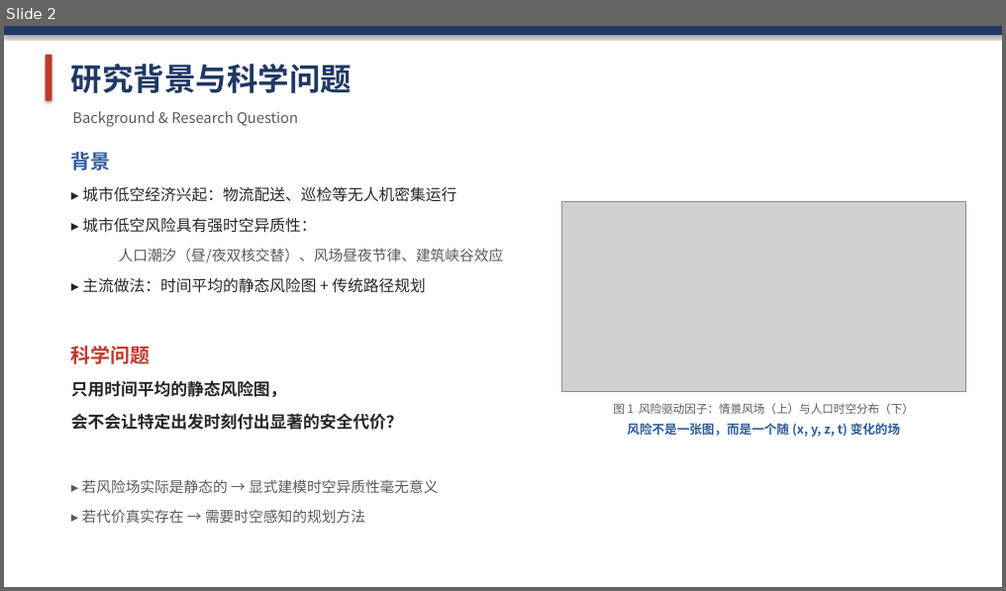
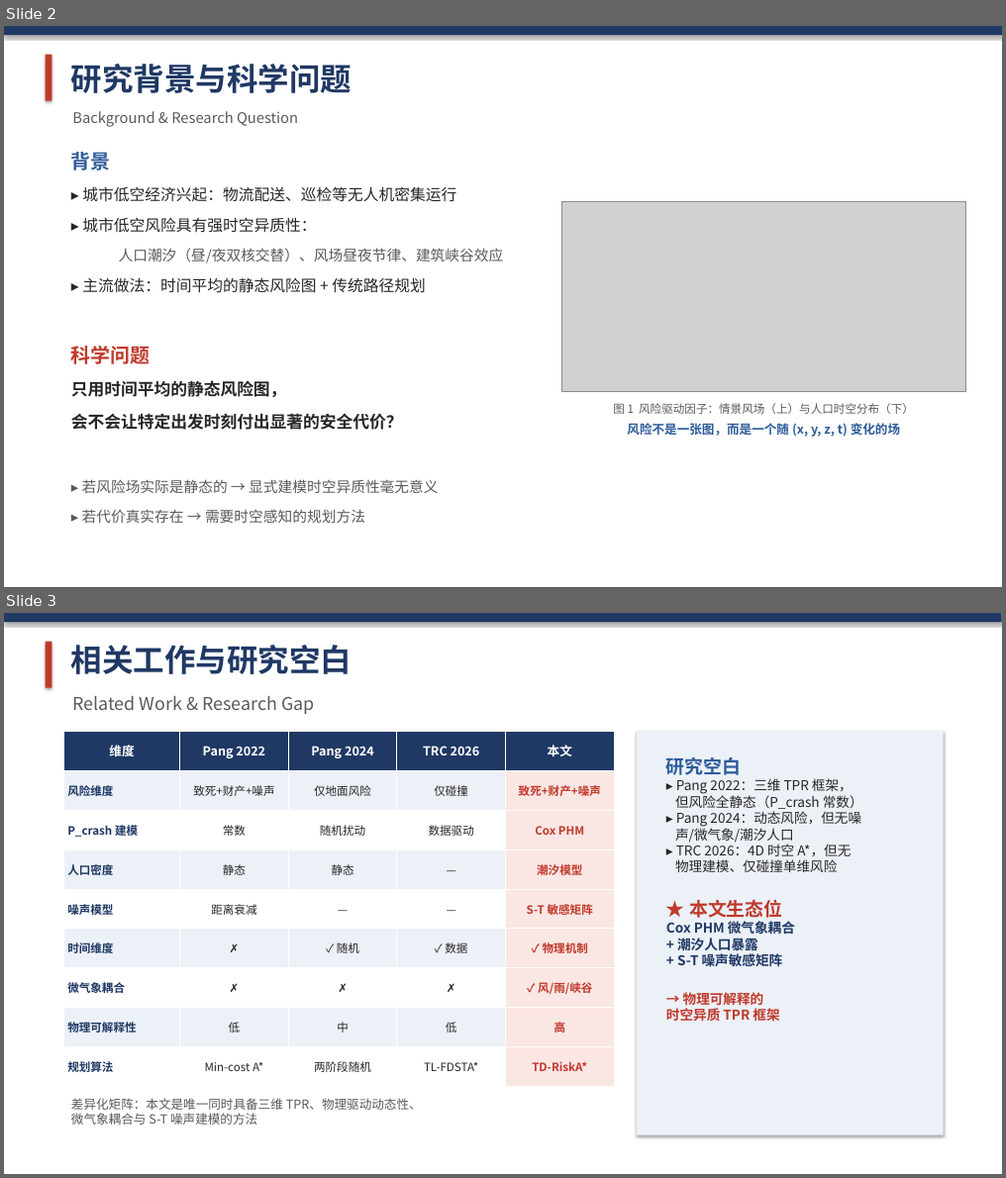
Before and after one commit to 909347194/Risk-Path, a slide deck: 学术汇报_时空异质性感知的低空无人机路径规划.pptx. Shown one above the other, each under a label of ours: slide 2 before the commit, slides 2 and 3 after it. The pictures are 1006x591 and 1006x1178 pixels, drawn with LibreOffice and Linux fonts; fonts in the diff are those of the drawing; grey boxes stand for pictures. Boxes give left, top, right and bottom in pixels: in the first picture for what was removed or moved away, otherwise in the second. Text is boxed around its words. In the diff, an @@ line names an element or a change of style, - is before the commit and + after.

Commit message:
ppt: 新增相关工作与研究空白页(差异化矩阵+生态位定位,源于 related-papers) + TD-RiskA* 状态表述按论文叙事修正 + 答辩补 Q6 文献对比

```diff
--- a/学术汇报_时空异质性感知的低空无人机路径规划.pptx
+++ b/学术汇报_时空异质性感知的低空无人机路径规划.pptx
@@ slide 3 added at (x1=4, y1=613, x2=1002, y2=1174), background #FFFFFF @@
@@ rectangle added at (x1=4, y1=613, x2=1002, y2=622), fill #1F3864 @@
@@ rectangle added at (x1=46, y1=642, x2=52, y2=688), fill #C0392B @@
@@ text added at (x1=71, y1=645, x2=351, y2=674), 30 pt, text #1F3864, bold @@
+相关工作与研究空白
@@ text added at (x1=72, y1=696, x2=314, y2=714), 17 pt, text #595959 @@
+Related Work & Research Gap
@@ table added at (x1=63, y1=731, x2=614, y2=1087), 9 rows, 5 columns @@
+维度 | Pang 2022 | Pang 2024 | TRC 2026 | 本文
+风险维度 | 致死+财产+噪声 | 仅地面风险 | 仅碰撞 | 致死+财产+噪声
+P_crash 建模 | 常数 | 随机扰动 | 数据驱动 | Cox PHM
+人口密度 | 静态 | 静态 | — | 潮汐模型
+噪声模型 | 距离衰减 | — | — | S-T 敏感矩阵
+时间维度 | ✗ | ✓ 随机 | ✓ 数据 | ✓ 物理机制
+微气象耦合 | ✗ | ✗ | ✗ | ✓ 风/雨/峡谷
+物理可解释性 | 低 | 中 | 低 | 高
+规划算法 | Min-cost A* | 两阶段随机 | TL-FDSTA* | TD-RiskA*
@@ rectangle added at (x1=637, y1=731, x2=944, y2=1136), fill #ECF1F8 @@
@@ text added at (x1=666, y1=758, x2=863, y2=1025), 13 pt, text #262626 @@
+研究空白
+▸ Pang 2022：三维 TPR 框架，
+但风险全静态（P_crash 常数）
+▸ Pang 2024：动态风险，但无噪
+声/微气象/潮汐人口
+▸ TRC 2026：4D 时空 A*，但无
+物理建模、仅碰撞单维风险
+★ 本文生态位
+Cox PHM 微气象耦合
++ 潮汐人口暴露
++ S-T 噪声敏感矩阵
+→ 物理可解释的
+时空异质 TPR 框架
@@ text added at (x1=71, y1=1098, x2=422, y2=1125), 12 pt, text #595959 @@
+差异化矩阵：本文是唯一同时具备三维 TPR、物理驱动动态性、
+微气象耦合与 S-T 噪声建模的方法
```
Also in this commit, not shown: 2 slides changed, 9 other files.
